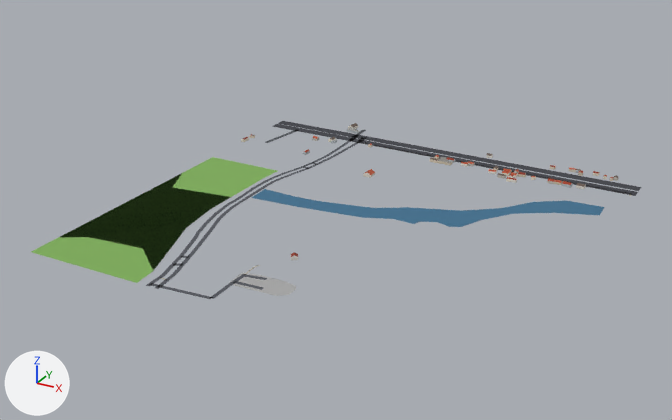
The glTF model public/tiles/-1_-1.lod0.glb as it was, and as the next commit left it.
Camera for both pictures: a 50 mm camera at (425.0, -840.0, 415.0) aimed at (-30.0, -13.0, 2.0). The lights are fixed; the arrows at lower left show +X, +Y and +Z. The picture after the commit comes second. Where no turn or scale is listed for an object, it has been applied to the vertices. Vertices at exactly the same position are counted once.

Objects in the first picture: 'buildings_walls', 'landuse', 'roads', 'water' and 1 more.
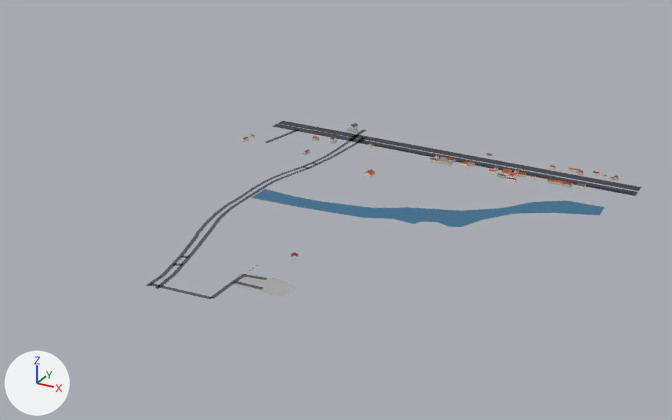
Where the newer file only moved an object's origin or applied its transform, the numbers keep the older frame.

Changed parts and their boxes (x1, y1, x2, y2) in the pictures (672 x 420 px):
'landuse', reshaped
    before: (31, 157, 296, 296)
    after: (228, 273, 296, 296)
part 1 of me_landuse, cut back (green)
    before: (31, 157, 277, 283)

The change, as a list of edits to the scene's bpy script:
```text
Change me_landuse:
    used by ob_landuse; location = (-112.8, -94.2, 0.0)
    remove me_landuse.from_pydata(...)  # 32 vertices, 28 faces; spans x -137.0..137.0, y -156.0..156.0, z 0.0
    add me_landuse.from_pydata(...)  # 23 vertices, 7 faces; spans x -42.0..137.0, y -137.0..20.0, z 0.0
    me_landuse part 1
    18 vertices are removed from x -137.0..-1.0, y -156.0..156.0, z 0.0
    22 faces are deleted
    9 vertices are added at x -42.0..-2.0, y -137.0..20.0, z 0.0
    1 new face joins them
```
